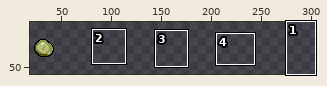
Edited in one commit: sprite sheet (fruit-marine-game/Assests/sprites/Slime.png). Above: a wide view before the commit, with the close-up outlined.
Close-up. As it was:
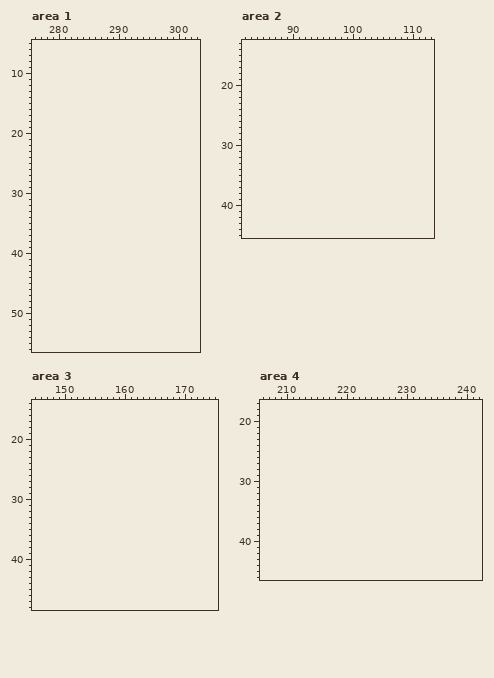
The file is 64x64 pixels. Shown: area 1: x 276..303, y 5..56; area 2: x 82..113, y 13..45; area 3: x 145..175, y 14..48; area 4: x 206..242, y 17..46. The old version is drawn lined up with the new one, on the new canvas. The wide view leaves out empty margins.
After the commit:
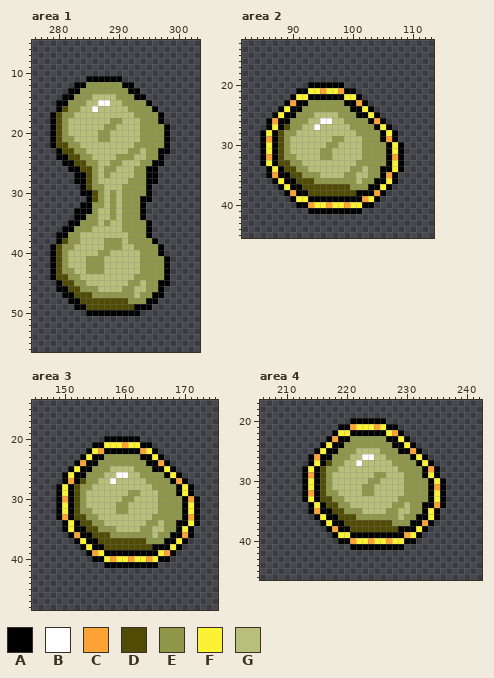
Palette (. is transparent): A #000000  B #ffffff  C #fba336  D #504c05  E #8f974a  F #fbf236  G #b7bf7a
From old to new:
canvas 64x64 -> 320x64
Changed rows in their new state; - is an unchanged pixel.
Area 1:
first column x 279:
11 ------AAAAAA--------
12 ----AAEEEEEEAA------
13 ---AAEEEEEEEEAA-----
14 --AAEEEGGGGEEEAA----
15 -AAEEEGGBBGGEEEEA---
16 -ADEEGGBGGGGGEEEEA--
17 ADEEGGGGGGGGGGEEEEA-
18 ADEGGGGGGGEEGGGEEEA-
19 ADEGGGGGGEEGGGGEEEEA
20 ADEGGGGGEEGGGGGEEEEA
21 ADEEGGGGEEGGGGGEEEEA
22 ADDEEGGGGGGGGGEEEEEA
23 -ADDEEGGGGGGGEEGEEAA
24 -AADDEEGGGGEEEGGEEA-
25 --AADDEEGGEEGGGEEAA-
26 ---AADDEGEEGGGEEAA--
27 ----AADEGEGGGGEEAA--
28 ----AADEGGGGGEEEAA--
29 -----ADEEGGGEEEEA---
30 -----AADEGEGEEEEA---
31 ------ADEGEGEEEAA---
32 -----AAEEGEGEEEA----
33 ----AAAEGGEGEEEA----
34 ----AAEEGGEGEEEA----
35 ---AAEEEGEGGEEEEA---
36 --AAEEEGGGGGEEEEA---
37 -AAEEGGGGGGGGEEEA---
38 -ADEEGGGGEEEGEEEEA--
39 ADEEGGGGGEEEGGEEEEA-
40 ADEGGGGGEEGGGGGEEEA-
41 ADEGGGEEEGGGGGGEEEEA
42 ADEGGGEEEGGGGGGEEEEA
43 ADEEGGEEEGGGGGGEEEEA
44 ADDEEGGGGGGGGGEEEEEA
45 -ADDEEGGGGGGGEEGEEAA
46 -AADDEEEGGGGEEGGEEA-
47 --AADDDEEEEEEEGEEAA-
48 ---AADDDDDDDDEEEAA--
49 ----AADDDDDDDDAAA---
50 ------AAAAAAAAA-----
Area 2:
first column x 85:
20 --------AAAAAA----------
21 ------AAFFCFFCAA--------
22 -----AFFAAAAAAFFA-------
23 ----ACAAEEEEEEAACA------
24 ---AFAAEEEEEEEEAAFA-----
25 --AFAAEEEGGGGEEEAAFA----
26 -ACAAEEEGGBBGGEEEEACA---
27 -AFADEEGGBGGGGGEEEEAFA--
28 AFADEEGGGGGGGGGGEEEEAFA-
29 ACADEGGGGGGGEEGGGEEEACA-
30 AFADEGGGGGGEEGGGGEEEEAFA
31 AFADEGGGGGEEGGGGGEEEEAFA
32 ACADEEGGGGEEGGGGGEEEEACA
33 AFADDEEGGGGGGGGGEEEEEAFA
34 -AFADDEEGGGGGGGEEGEEAAFA
35 -ACAADDEEEGGGGEEGGEEACA-
36 --AFAADDDEEEEEEEGEEAAFA-
37 ---AFAADDDDDDDDEEEAAFA--
38 ----ACAADDDDDDDDAAACA---
39 -----AFFAAAAAAAAACFA----
40 ------AACFFCFFCFFAA-----
41 --------AAAAAAAAA-------
Area 3:
first column x 149:
20 --------AAAAAA----------
21 ------AAFFFCFFAA--------
22 -----AFCAAAAAACFA-------
23 ----AFAAEEEEEEAAFA------
24 ---ACAAEEEEEEEEAACA-----
25 --AFAAEEEGGGGEEEAAFA----
26 -AFAAEEEGGBBGGEEEEAFA---
27 -ACADEEGGBGGGGGEEEEACA--
28 AFADEEGGGGGGGGGGEEEEAFA-
29 AFADEGGGGGGGEEGGGEEEAFA-
30 ACADEGGGGGGEEGGGGEEEEACA
31 AFADEGGGGGEEGGGGGEEEEAFA
32 AFADEEGGGGEEGGGGGEEEEAFA
33 ACADDEEGGGGGGGGGEEEEEACA
34 -AFADDEEGGGGGGGEEGEEAAFA
35 -AFAADDEEEGGGGEEGGEEAFA-
36 --ACAADDDEEEEEEEGEEAACA-
37 ---AFAADDDDDDDDEEEAAFA--
38 ----AFAADDDDDDDDAAAFA---
39 -----ACFAAAAAAAAAFCA----
40 ------AAFCFFCFFCFAA-----
41 --------AAAAAAAAA-------
Area 4:
first column x 213:
20 --------AAAAAA----------
21 ------AACFFFCFAA--------
22 -----AFFAAAAAAFCA-------
23 ----ACAAEEEEEEAAFA------
24 ---AFAAEEEEEEEEAAFA-----
25 --AFAAEEEGGGGEEEAACA----
26 -ACAAEEEGGBBGGEEEEAFA---
27 -AFADEEGGBGGGGGEEEEAFA--
28 AFADEEGGGGGGGGGGEEEEACA-
29 ACADEGGGGGGGEEGGGEEEAFA-
30 AFADEGGGGGGEEGGGGEEEEAFA
31 AFADEGGGGGEEGGGGGEEEEACA
32 ACADEEGGGGEEGGGGGEEEEAFA
33 AFADDEEGGGGGGGGGEEEEEAFA
34 -AFADDEEGGGGGGGEEGEEAACA
35 -ACAADDEEEGGGGEEGGEEAFA-
36 --AFAADDDEEEEEEEGEEAAFA-
37 ---AFAADDDDDDDDEEEAACA--
38 ----ACAADDDDDDDDAAAFA---
39 -----AFFAAAAAAAAACFA----
40 ------AACFFCFFCFFAA-----
41 --------AAAAAAAAA-------
